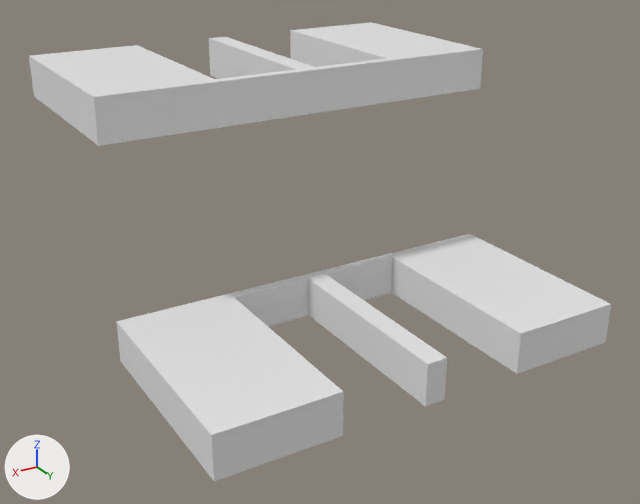
The OBJ model data/bmc/SET_4W2C/t_060.obj: old version first, new version second.
Before and after are seen from a 50 mm camera at (1.01, 1.72, 0.711) aimed at (0.01, 0.055, -0.122). Lighting does not change. The marker at lower left points along +X, +Y and +Z. Where no turn or scale is listed for an object, it has been applied to the vertices.

The scene before the commit, as lines of its bpy script (objects in view):
```python
me_t_060 = bpy.data.meshes.new('t_060')
me_t_060.from_pydata(...)  # 104 vertices, 244 faces; spans x -0.5..0.5, y -0.5..0.5, z -0.3..0.3
ob_t_060 = bpy.data.objects.new('t_060', me_t_060)
ob_t_060.location = (0.0, 0.0, 0.0)
```
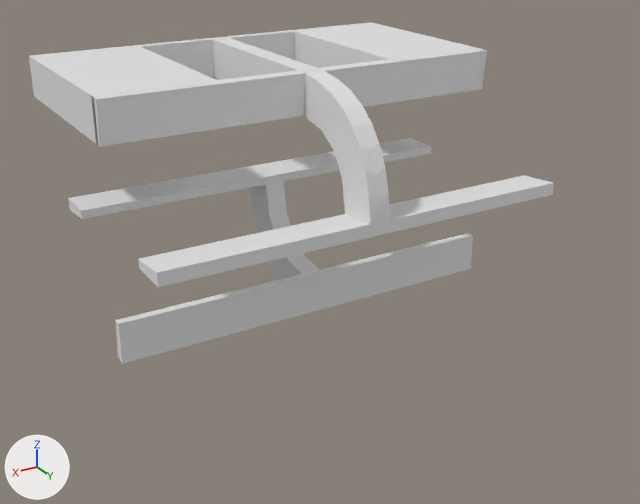
Changed parts and their boxes [x1, y1, x2, y2] in the pictures (640 x 504 px; the box of a moved part takes in the faces that stretch with it):
't_060', reshaped (10% narrower, 25% shorter)
    before: [29, 22, 611, 481]
    after: [29, 22, 554, 364]
part 1 of me_t_060, added
    after: [68, 138, 473, 364]
part 2 of me_t_060, added
    after: [91, 49, 554, 287]
part 3 of me_t_060, deleted
    before: [116, 234, 611, 481]
part 4 of me_t_060, moved or reshaped
    before: [30, 22, 483, 146]
    after: [30, 22, 482, 97]

The change, as a list of edits to the scene's bpy script:
```text
Change me_t_060:
    used by ob_t_060; location = (0.0, 0.0, 0.0)
    remove me_t_060.from_pydata(...)  # 104 vertices, 244 faces; spans x -0.5..0.5, y -0.5..0.5, z -0.3..0.3
    add me_t_060.from_pydata(...)  # 200 vertices, 434 faces; spans x -0.5..0.5, y -0.5..0.286, z -0.3..0.3
    me_t_060 part 1: a new loose piece of 74 vertices spanning x -0.5..0.5, y -0.286..0.014, z -0.3..0.0
    me_t_060 part 2: a new loose piece of 74 vertices spanning x -0.5..0.5, y -0.014..0.286, z 0.0..0.3
    me_t_060 part 3
    52 vertices are removed from x -0.5..0.5, y 0.0..0.5, z -0.3..-0.2
    122 faces are deleted
    me_t_060 part 4
    32 vertices are removed from x -0.475..0.475, y -0.5..-0.025, z 0.2..0.3
    108 faces are deleted
    4 vertices are added at (-0.225, 0.0, 0.3), (-0.225, 0.0, 0.2), (0.025, 0.0, 0.3), (0.025, 0.0, 0.2)
    8 new vertices lie (-0.025, 0.0, 0.0) away from vertices in x -0.25..0.5, y 0.0, z 0.2..0.3
    8 new vertices lie (0.0, -0.475, 0.0) away from vertices in x -0.275..0.475, y 0.0, z 0.2..0.3
    12 new vertices lie (-0.2, 0.0, 0.0) away from vertices in x -0.275..0.475, y -0.475..0.0, z 0.2..0.3
    108 new faces join them
```
